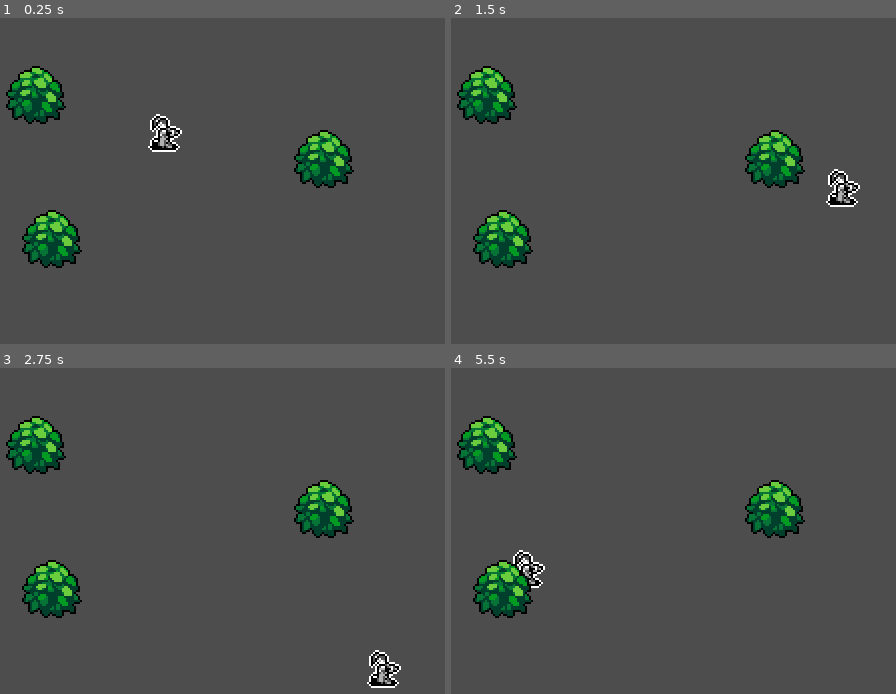
Above: before the commit, frames 1-4 (two rows, left to right).
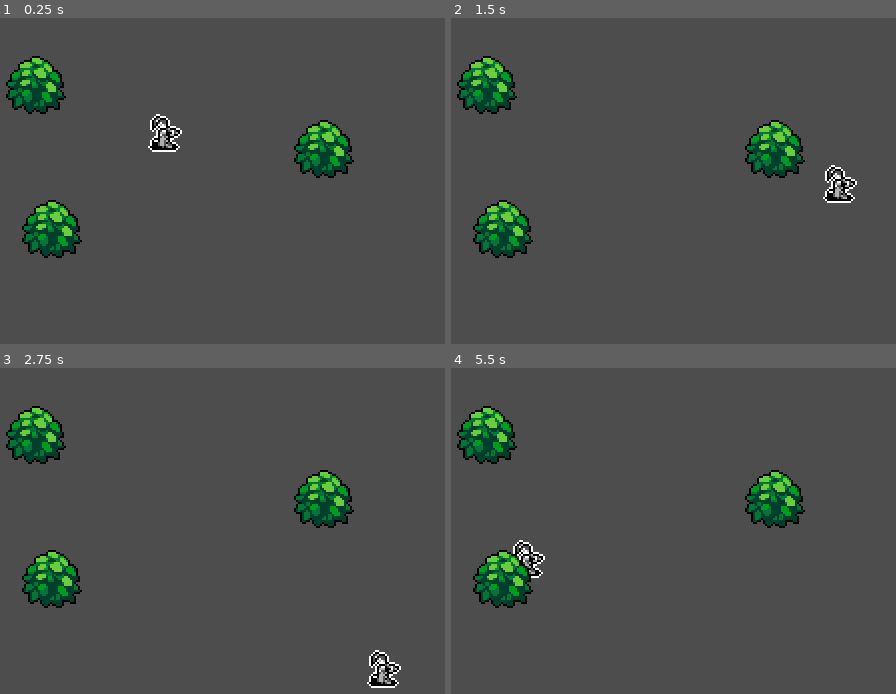
Above: after the commit, the same moments.

Repository: Ayrlyn/ChaosSurvivors
Game: Godot game, scene res://Levels/world.tscn
The game is run twice, just before and just after one commit, with the same random seed, the same clock (stepped at 60 frames per second) and the same inputs.
Inputs:
- Up to frame 1 (0.25 s): no input
- Up to frame 2 (1.5 s): tap Enter at 0.5 s; hold Right (ui_right) 0.53-1.28 s; hold Down (ui_down) from 1.28 s (still down)
- Up to frame 3 (2.75 s): release Down (ui_down) at 2.03 s; hold Right (ui_right) from 2.03 s (still down)
- Up to frame 4 (5.5 s): tap Space at 2.75 s; release Right (ui_right) at 2.78 s; hold Up (ui_up) 2.78-3.53 s; hold Left (ui_left) 3.53-5.03 s; tap Enter at 5 s; hold Down (ui_down) from 5.03 s (still down)

The runs differ from the first frame. In frame 1, 5.1% of the frame differs, in the area x 1-80%, y 11-77%; in frame 2, 5.7%, in the area x 1-92%, y 11-77%; in frame 3, 5.1%; in frame 4, 5.5%.

Commit message:
[MOD]Move bush sprite and collision in its own scene for better Y Sorting

Diff:
--- a/Entities/World/Bush.tscn
+++ b/Entities/World/Bush.tscn
@@ -10,9 +10,9 @@
 
 [node name="Sprite2D" type="Sprite2D" parent="."]
 texture_filter = 1
+position = Vector2(0, -5)
 texture = ExtResource("1_wl0tm")
 
 [node name="CollisionShape2D" type="CollisionShape2D" parent="."]
-position = Vector2(0, 5)
 rotation = 1.5708
 shape = SubResource("CapsuleShape2D_mtxfe")
